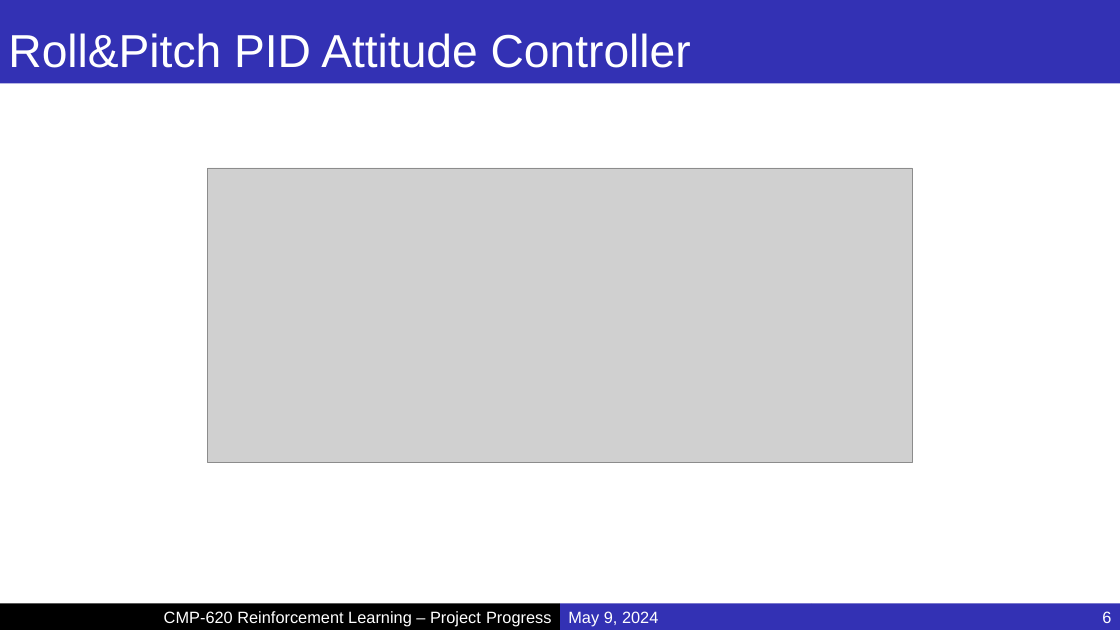
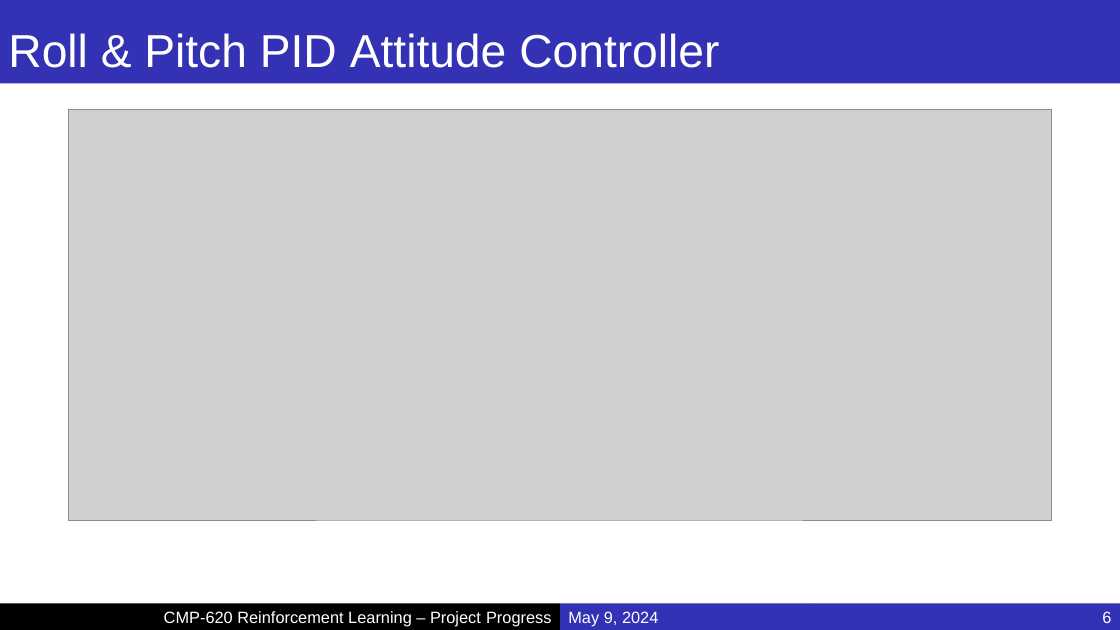
Before and after one commit to MucahidRidvanKaplan/ParrotQuadcopterRL, a slide deck: slide 6 of Progress.pptx. Drawn at 1120x630 pixels with LibreOffice and Linux fonts; fonts in the diff are those of the drawing; grey boxes stand for pictures; background and template pictures are left out. Boxes give left, top, right and bottom in pixels: in the first picture for what was removed or moved away, otherwise in the second. Text is boxed around its words. In the diff, an @@ line names an element or a change of style, - is before the commit and + after.

```diff
--- a/Progress.pptx
+++ b/Progress.pptx
@@ title at [8,33,719,68]: spaces changed @@
-Roll&Pitch PID Attitude Controller
+Roll & Pitch PID Attitude Controller
@@ picture: place and size @@
-picture at [208,168,912,462]
+picture at [69,110,1052,520]
```
Also in this commit, not shown: 5 other slides changed.
